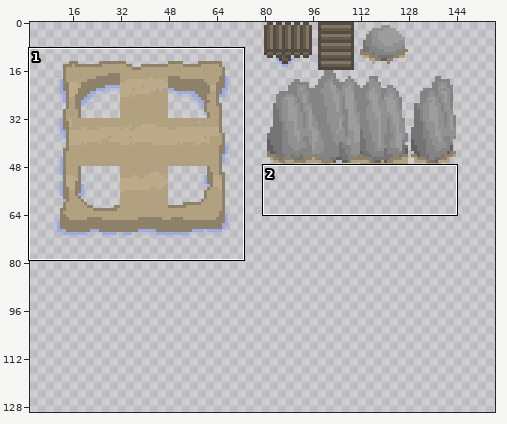
Edited in one commit: sprite sheet (Sprites/SandTileSet1.1.png). The picture above shows the old version from afar; the outline marks the close-up.
Close-up. Before the edit:
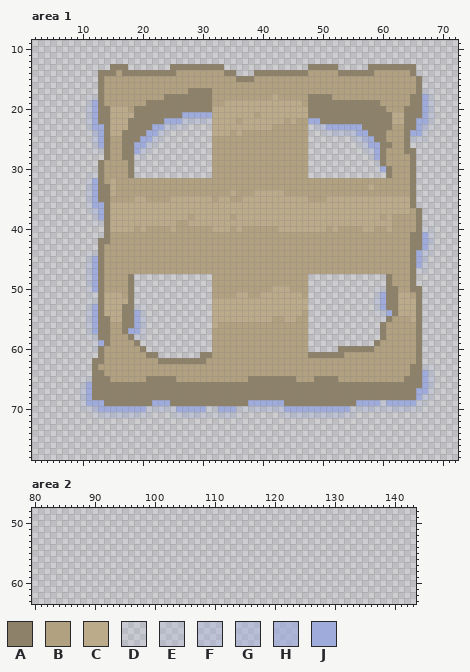
The file is 160x80 pixels. Colours within 5 levels of each other are drawn and written as one. Shown: area 1: x 2..72, y 9..78; area 2: x 80..143, y 48..63. The old version is drawn lined up with the new one, on the new canvas. The wide view leaves out empty margins. The commit also changed other parts of the picture, which this record leaves out.
Palette (. is transparent): A #8e8169  B #b2a181  C #bcab8b  D #9eabdb1c  E #9eabdb38  F #9eabdb55  G #9eabdb71  H #9eabdbaa  J #9eabdb
Pixels before, area 1 (only the part around the change), first column x 4:
 9 .....................................................................
10 .....................................................................
11 .....................................................................
12 .....................................................................
13 ...........AAA.......AAAAAAAAA..............AAAAA.....AAAAAAAA.......
14 .........AAABAAAAAAAAABBBBBBBBAA...AAAAAAAAABBBBBAAAAAABBBBBBA.......
15 .........ABBBBBBBBBBBBBBBBBBBBBBAAABBBBBBBBBBBBBBBBBBBBBBBBBBBA......
16 .........ABBBBBBBBBBBBBBBBBBBBBBBBBBBBBBBBBBBBBBBBBBBBBBBBBBBBA......
17 .........ABBBBBBBBBBBBBBAAAABBBBBBBBBBBBBBBBBBBBBBBBBBBBBBBBBBADD....
18 .......DDABBBBBBBBBBAAAAAAAABBBBBBBBBBCBBBBBAAAABBBBBBBBBBBBBAAJE....
19 .......EJABBBBBBBAAAAAAAAAAABBCCCCCCCCCCCCCBAAAAAAAAAAAABBBBBAAJF....
20 .......FJAACCCBAAAAAAAAAAAAACCCCCCCCCCCCCCCCAAAAAAAAAAAAABBBAAAJF....
21 .......FJAACCCCAAAAAAAAJJJJJCCCCCCCBCCCCCCCCAAAAAAAAAAAAAACCAAAJF....
22 .......FJAACCCAAAAAAJJJFFFFECCCCBCCCCCCCBCBBJJAAAAAAAAAAAACCAAJJE....
23 .......EJJACCCAAAAJJFFED....CCCCCCCCCCBBBBBBDEGJJJJJJAAAAABBAAJGD....
24 .......DGJACCAAAAJJFD.......CCCBCBBBBBBBBBBB..DEFFFGJJAAABBBAJJE.....
25 ........FJABBAAAJJFD........BBBBBBBBBBBBBBBB.......DFHJAABBBAEED.....
26 ........EJABBAAJJFD.........BBBBBBBBBBBBBBBB........DFJJAABBA........
27 ........DDABBAAJFD..........BBBBBBBBBBBBBBBB.........DFJABBBAA.......
28 ..........ABBAADD...........BBBBBBBBBBBBBBBB..........DJABBBBA.......
29 .........ABBBBA.............BBBBBBBBBBBBBBBB...........DABBBBA.......
30 .........ABBBBA.............BBBBBBBBBBBBBBBB...........DJABBBA.......
31 .......DDABBBBA.............BBBBBBBBBBBBBBBB.............ABBBA.......
32 .......EJABCBBBBBBBBBBBBBBBBBBBBBBBBBBBBBBBBBBBBBBBBBBBBBBBBBA.......
33 .......FJAACBBBBBBBBBBBBBBBBBBBBBBBBBBBBBBBBBBBBBBBBBBCBBBBBBA.......
34 .......FJAACBBBBBBBBBBBBBBBBBBBCBBBCCCCCBBBBBBBBBBBBBBBBBBBBBA.......
35 .......FJAABBBBCCBBBBCCCCCCCBCCBBCCCCCCCCCCCBBBCCCCCCCCCCCCCCA.......
36 .......EJJACCCCCCCCCCCCCCCCCCCCCCCCCCCCCCCCCCCCCCCCCCCCCCCCCCA.......
37 .......DGJACCCCCCCCCCCCCCCCCCCCCCCCCCCCCCCCCCCCCCCCCCCCCCCCCCBA......
38 ........EJACCCCCCCCCCCCCBCCCCCCBCCCCCCCCCCCCCCCCCCCCCCCCBCBBBBA......
39 ........DDACCCCCCCCCCCBBCCCCCCCCCCCCCCCCCCCCCCCCCCCCCCCCCCBBBBA......
40 ..........ACCCCBCBBBBCBBBBBBCCCBCBBBBBBCCCCCCCCBCBBBBCCBBCBBBBADD....
41 ..........ABBBBBBBBBBBBBBBBBBBBBBBBBBBBBBBBBBBBBBBBBBBBBBBBBBAAJE....
42 .........AABBBBBBBBBBBBBBBBBBBBBBBBBBBBBBBBBBBBBBBBBBBBBBBBBBAAJF....
43 .........ABBBBBBBBBBBBBBBBBBBBBBBBBBBBBBBBBBBBBBBBBBBBBBBBBBBAAJE....
44 .......DDABBBBBBBBBBBBBBBBBBBBBBBBBBBBBBBBBBBBBBBBBBBBBBBBBBBAJFD....
45 .......EJABBBBBBBBBBBBBBBBBBBBBBBBBBBBBBBBBBBBBBBBBBBBBBBBBBBAJF.....
46 .......FJABBBBBBBBBBBBBBBBBBBBBBBBBBBBBBBBBBBBBBBBBBBBBBBBBBBAJE.....
47 .......FJABBBBBBBBBBBBBBBBBBBBBBBBBBBBBBBBBBBBBBBBBBBBBBBBBBBADD.....
48 .......FJABBBBA.............BBBBBBBBBBBBBBBB.............ABBBA.......
49 .......FJABBBBA.............BBBBBBBBBBBBBBBB.............ABBBA.......
50 .......EJABBBBA.............BBBBBBBBBBCCCBBB...........DDAABBAA......
51 .......DDACCCBA.............BBBBCCBBCCCCCCCB...........EJAACCBA......
52 .......DDACCCCA.............CCCCCCCCCCCCCCCC...........FJAACCCA......
53 .......EJACCCAADD...........CCCCCCCCCCCCCCCC...........EJAACCCA......
54 .......FJACCCAAJE...........CCCCCCCCCCCCCCCB...........DEJACCCA......
55 .......FJAACCAAJF...........CCCCCCCCCCBBCCBB............DABBBCA......
56 .......FJAABBAAJF...........CBBBBBBBBBBBBBBB............ABBBBBA......
57 .......EJAABBAJJE...........BBBBBBBBBBBBBBBB............ABBBBBA......
58 .......DEAABBBAED...........BBBBBBBBBBBBBBBB............ABBBBBA......
59 ........DJABBBBA............BBBBBBBBBBBBBBBB...........ABBBBBBA......
60 ........DABBBBBBA...........BBBBBBBBBBBBBBBB.....AAAAAABBBBBBBA......
61 .........ABBBBBBBAA.......AABBBBBBBBBBBBBBBBAAAAAABBBBBBBBBBBBA......
62 ........AABBBBBBBBBAAAAAAAABBBBBBBBBBBBBBBBBBBBBBBBBBBBBBBBBBBA......
63 ........ABBBBBBBBBBBBBBBBBBBBBBBBBBBBBBBBBBBBBBBBBBBBBBBBBBBBAADD....
64 ........AABBBBBBBBBBBBBBBBBBBBBBBBBBBBBBBBBBBBBBBBBBBBBBBBBBBAAJE....
65 ......DDAAABBBBBBAAAAABBBBBBBBBBBBAAAAAAAABBBAAAABBBBBBBBBBBAAAJF....
66 ......EJAAAAAAAAAAAAAAAAAAAAAAAAAAAAAAAAAAAAAAAAAAAAAAAAAAAAAAAJF....
67 ......FJAAAAAAAAAAAAAAAAAAAAAAAAAAAAAAAAAAAAAAAAAAAAAAAAAAAAAAJJE....
68 ......FJAAAAAAAAAAAAAAAAAAAAAAAAAAAAAAAAAAAAAAAAAAAAAAAAAAAAAAJFD....
69 ......EJJJAAAAAAAAJJJAAAAAAAAAAAAAJJJJJJAAAAAAAAAAAAJJJJEJJJJJED.....
70 ......DEGJJJJJJJJEEFEEJJJJJDDJJJDDEFFFFFJJJJJJJJJJJEEFFEEEFFFED......
71 ........DEFFFFFFED...DEFFFEDDEFED......DEFFFFFFFFFED.................
72 .....................................................................
73 .....................................................................
74 .....................................................................
75 .....................................................................
76 .....................................................................
77 .....................................................................
78 .....................................................................
New version:
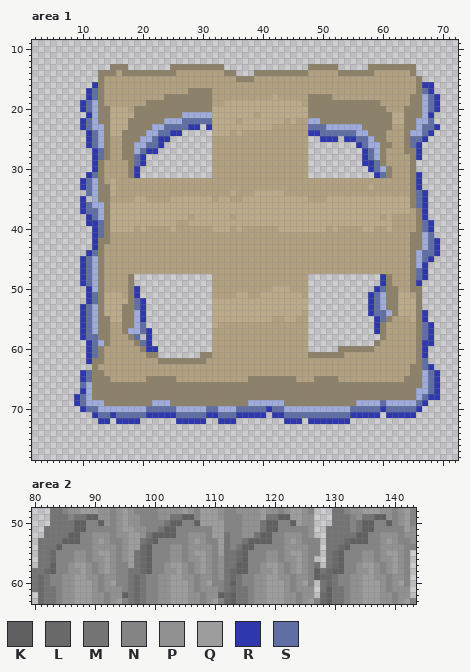
Colours new in this view: K #606060  L #696969  M #747474  N #848484  P #919191  Q #9d9d9d  R #2e37ac  S #5f6ea5
From old to new:
canvas 160x80 -> 160x160
Area 1:
y 16: x 12 . -> R; x 67..68 .. -> RR
y 17: x 11..12 .. -> RS; x 67..68 DD -> SR
y 18: x 11..12 DD -> RS; x 68..69 E. -> SR
y 19: x 10..11 .E -> RS; x 68..69 F. -> SR
y 20: x 10..11 .F -> RS; x 68..69 F. -> SR
y 21: x 11 F -> R; x 68 F -> R
y 22: x 10..11 .F -> RS; x 27..31 FFFFE -> SSSSS; x 68 E -> S
y 23: x 10..11 .E -> RS; x 24..29 FFED.. -> SSSSRR; x 31 . -> R; x 48..50 DEG -> SSS; x 67..69 GD. -> SSR
y 24: x 11..12 DG -> RS; x 23..26 FD.. -> SSRR; x 48..55 ..DEFFFG -> RRSSSSSS; x 67..68 E. -> SR
y 25: x 11..12 .F -> RS; x 22..24 FD. -> SRR; x 50..52 ... -> RRR; x 54..57 .DFH -> RRSS; x 65..67 EED -> SSR
y 26: x 11..12 .E -> RS; x 21..23 FD. -> SSR; x 56..57 DF -> RS; x 65..66 .. -> SR
y 27: x 12..13 DD -> RS; x 20..22 FD. -> SRR; x 57..58 DF -> RS; x 66 . -> R
y 28: x 12..13 .. -> RS; x 19..20 DD -> SR; x 57..58 .D -> RS; x 66 . -> R
y 29: x 12 . -> R; x 19..20 .. -> SR; x 57..59 ..D -> RRS
y 30: x 12 . -> R; x 19 . -> R; x 58..59 .D -> RS
y 31: x 11..12 DD -> RS; x 19 . -> R; x 59..60 .. -> RS; x 66 . -> R
y 32: x 10..11 .E -> RS; x 66 . -> R
y 33: x 10..11 .F -> RS; x 66 . -> R
y 34: x 11 F -> S; x 66..67 .. -> SR
y 35: x 10..11 .F -> R.; x 66..67 .. -> SR
y 36: x 10..11 .E -> RS; x 66..67 .. -> SR
y 37: x 10..12 .DG -> RSS; x 67 . -> R
y 38: x 11..12 .E -> RS; x 67 . -> R
y 39: x 11..13 .DD -> RRS; x 67..68 .. -> SR
y 40: x 12..13 .. -> RS; x 67..68 DD -> SR
y 41: x 12..13 .. -> RS; x 68 E -> S
y 42: x 12 . -> R; x 68..69 F. -> SR
y 43: x 12 . -> R; x 68..69 E. -> SR
y 44: x 11..12 DD -> RS; x 67..69 FD. -> SSR
y 45: x 10..11 .E -> RS; x 67..68 F. -> SR
y 46: x 10..11 .F -> RS; x 67 E -> R
y 47: x 10..11 .F -> RS; x 66..67 DD -> SR
y 48: x 10..11 .F -> RS; x 60 . -> R; x 66..67 .. -> SR
y 49: x 10..11 .F -> RS; x 60 . -> R; x 66 . -> R
y 50: x 11 E -> R; x 19 . -> R; x 59..60 DD -> RS
y 51: x 11..12 DD -> RS; x 19 . -> R; x 58..59 .E -> RS
y 52: x 11..12 DD -> RS; x 19..20 .. -> SR; x 58..59 .F -> RS
y 53: x 10..11 .E -> RS; x 19..20 DD -> SR; x 58..59 .E -> RS
y 54: x 10..11 .F -> RS; x 20 E -> R; x 58..60 .DE -> RSS; x 67 . -> R
y 55: x 10..11 .F -> RS; x 20 F -> R; x 59..60 .D -> RS; x 67 . -> R
y 56: x 10..11 .F -> RS; x 20 F -> S; x 59 . -> R; x 67..68 .. -> SR
y 57: x 10..11 .E -> RS; x 20..21 E. -> SR; x 59 . -> R; x 67..68 .. -> SR
y 58: x 10..12 .DE -> RSS; x 19..21 ED. -> S.R; x 67..68 .. -> SR
y 59: x 11..12 .D -> RS; x 20..21 .. -> SR; x 67..68 .. -> RR
y 60: x 11..12 .D -> RS; x 21..22 .. -> RR; x 67 . -> R
y 61: x 11..12 .. -> RS; x 67 . -> R
y 62: x 11 . -> R; x 67 . -> S
y 63: x 67..68 DD -> SR
y 64: x 10..11 .. -> RS; x 68..69 E. -> SR
y 65: x 10..11 DD -> RS; x 68..69 F. -> SR
y 66: x 10 E -> S; x 68..69 F. -> SR
y 67: x 10 F -> R; x 68..69 E. -> SR
y 68: x 9..10 .F -> RS; x 67..69 FD. -> SRR
y 69: x 9..10 .E -> RS; x 60 E -> S; x 66..67 ED -> SR
y 70: x 10..12 DEG -> RSS; x 21..25 EEFEE -> SSSSS; x 31..32 DD -> SS; x 36..43 DDEFFFFF -> SSSSSRSS; x 55..66 EEFFEEEFFFED -> SSSSSRSSSSSR
y 71: x 12..40 DEFFFFFFED...DEFFFEDDEFED.... -> RSSRSSSSSRRRRRSSSSSRRSSSRRRRR; x 42..59 .DEFFFFFFFFFED.... -> RRSSSSSSSSSSSRRRRR; x 61..65 ..... -> RRRRR
y 72: x 13..14 .. -> RR; x 16..19 .... -> RRRR; x 26..30 ..... -> RRRRR; x 33..35 ... -> RRR; x 44..46 ... -> RRR; x 48..54 ....... -> RRRRRRR
Area 2:
y 48: x 83..126 ............................................ -> MMNPPQQQPPNPQPNNNNPPPPQPNQQQPNNPPPPQPPNPQQPN; x 130..143 .............. -> MMNPPQQQPPNPQN
y 49: x 83..126 ............................................ -> MMMNMMKKPPNPQPPNNNPPMMKKNQQQPNNNPPPQMMKKQQPP; x 130..143 .............. -> MMMNPMMKKPNPQN
y 50: x 83..126 ............................................ -> MMMMKKNNKPNPQPPNNNNMKKNNKQQQQNNNPPPMKKNNKQPP; x 130..143 .............. -> MMMNMKKNNKNPQN
y 51: x 82..126 ............................................. -> MMMMMKKNNNNNPQQPPNNMKKNNNNNNQQNNNPPPMKKNNNNNP; x 129..143 ............... -> MMMMNMKKNNNNNQP
y 52: x 82..126 ............................................. -> MMMMKKNNPPPNPPQQPMKKKKNNPPPNQQMNNPPMKKNNPPPNP; x 129..143 ............... -> MMMMMKKNNPPPNPP
y 53: x 81..127 ............................................... -> MMMMKKKNNPQPNNPQQMLKNNNNNPQPNNQMNNMKKKKNNPQPNNN; x 129..143 ............... -> MMMLKKKNNPQPNNP
y 54: x 81..127 ............................................... -> MMMKNNNNNPPPPNPQQLKNNNPPNPPPPNQMNMKKNNNNNPPPPNN; x 129..143 ............... -> MMLKNNNNNPPPPNN
y 55: x 81..127 ............................................... -> MMLNNNPPNPQQPNPQMLKNNNPPNPQQPNQMMLKNNNPPNPQQPNN; x 129..142 .............. -> MLKNNNPPNPQQPN
y 56: x 81..126 .............................................. -> MMLNNNPPNPPQPNPQMLKNNNPPNPPQPNPMMLKNNNPPNPPQPN; x 129..142 .............. -> MLKNNNPPNPPQPN
y 57: x 81..127 ............................................... -> MMKNNPQQPNPQPNNQMLKNNPQQPNPQPNPMMKKNNPQQPNPQPNM; x 129..142 .............. -> MLKNNPQQPNPQPN
y 58: x 80..142 ............................................................... -> MMLKNNPPQPNPQPNNMMLKNNPPQPNPQPNPMLKKNNPPQPNPQPNKMLKKNNPPQPNPQPN
y 59: x 80..142 ............................................................... -> MLMNNPPQQPPNPPNNMLMNNPPQQPPNPPNPMLMNNPPQQPPNPPNKLLMNNPPQQPPNPPN
y 60: x 80..126 ............................................... -> MLMNNPPQQQPNPQNNMLMNNPPQQQPNPQNNMKMNNPPQQQPNPQN; x 128..142 ............... -> MLMNNPPQQQPNPQN
y 61: x 80..126 ............................................... -> MLMMNPPQQQPNPPPNMLMNNPPQQQPNPPPNMLMMNPPQQQPNPPP; x 128..142 ............... -> MKMMNPPQQQPNPPP
y 62: x 81..126 .............................................. -> LMMNPPQQQPPNPPKMLMNNPPQQQPPNPPKLKMMNPPQQQPPNPP; x 128..142 ............... -> LKMMNPPQQQPPNPP
y 63: x 81..143 ............................................................... -> LMMNPPQQQPPNPQNMLMNNPPQQQPPNPQNLKMMNPPQQQPPNPQNLKMMNPPQQQPPNPQN
